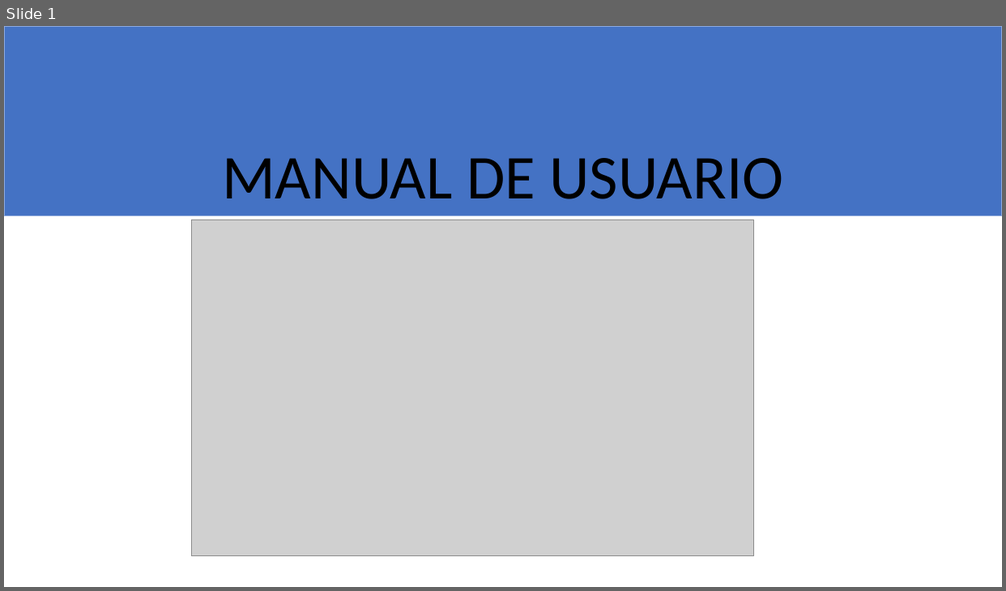
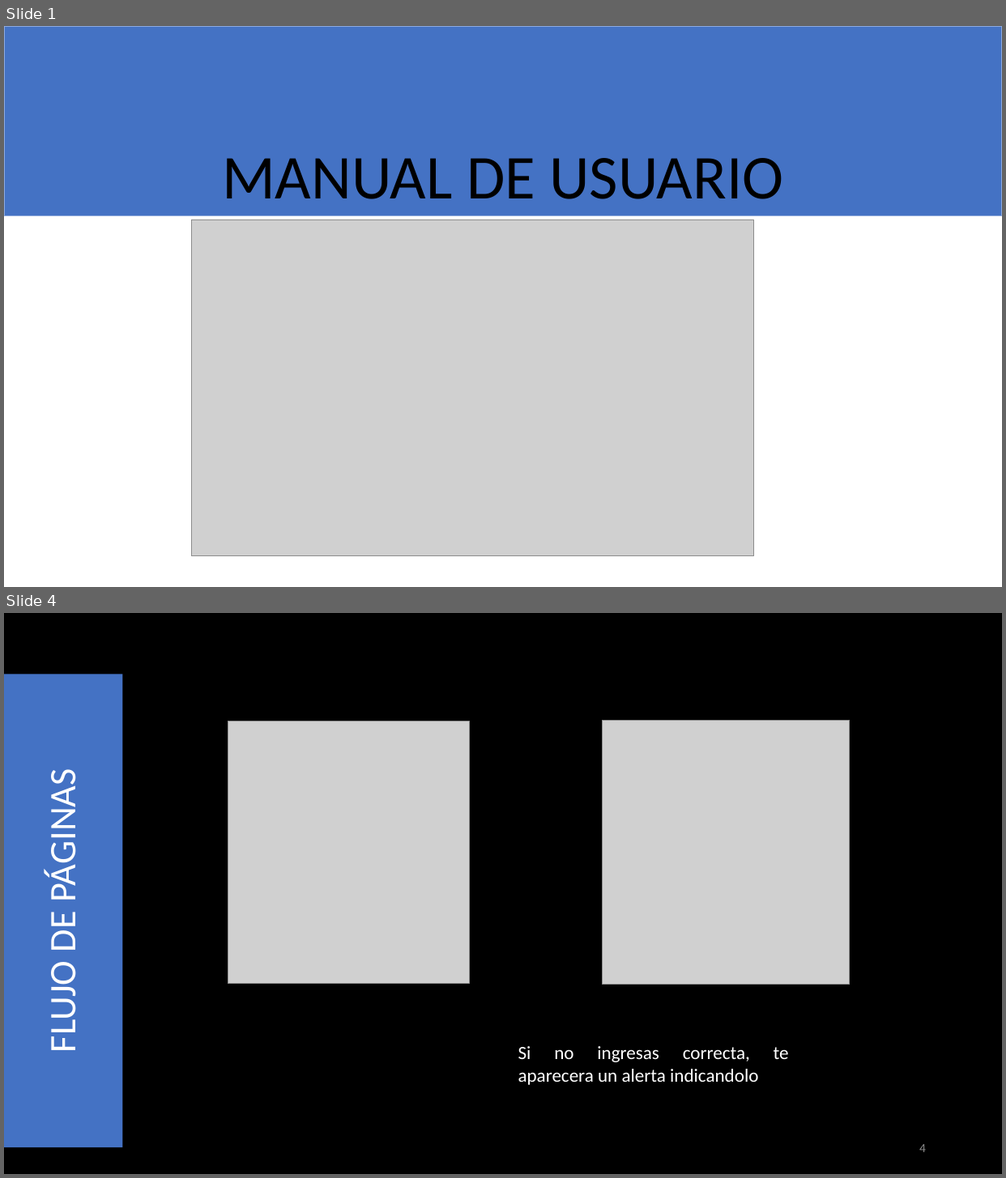
Before and after one commit to MalyJPL/PlayWeb-BICTIA, a slide deck: Manual/Manual Usuario.pptx. Shown one above the other, each under a label of ours: slide 1 before the commit, slides 1 and 4 after it; the slides between them are not shown. The pictures are 1006x591 and 1006x1178 pixels, drawn with LibreOffice and Linux fonts; fonts in the diff are those of the drawing; grey boxes stand for pictures. Boxes give left, top, right and bottom in pixels: in the first picture for what was removed or moved away, otherwise in the second. Text is boxed around its words. In the diff, an @@ line names an element or a change of style, - is before the commit and + after.

```diff
--- a/Manual/Manual Usuario.pptx
+++ b/Manual/Manual Usuario.pptx
@@ slide 4 added at (4, 613, 1002, 1174), background #000000 @@
@@ rectangle added at (4, 674, 122, 1148), fill #4472C4, 36 pt, text #FFFFFF @@
+FLUJO DE PÁGINAS
@@ picture added at (228, 721, 470, 983) @@
@@ picture added at (602, 720, 849, 984) @@
@@ text added at (518, 1046, 789, 1085), 18 pt, text #FFFFFF @@
+Si no ingresas correcta, te aparecera un alerta indicandolo
@@ page number added at (919, 1144, 926, 1152), 12 pt, text #8C8C8C @@
+4
```
Also in this commit, not shown: 1 slide changed, 1 other slide added, 10 other files.
